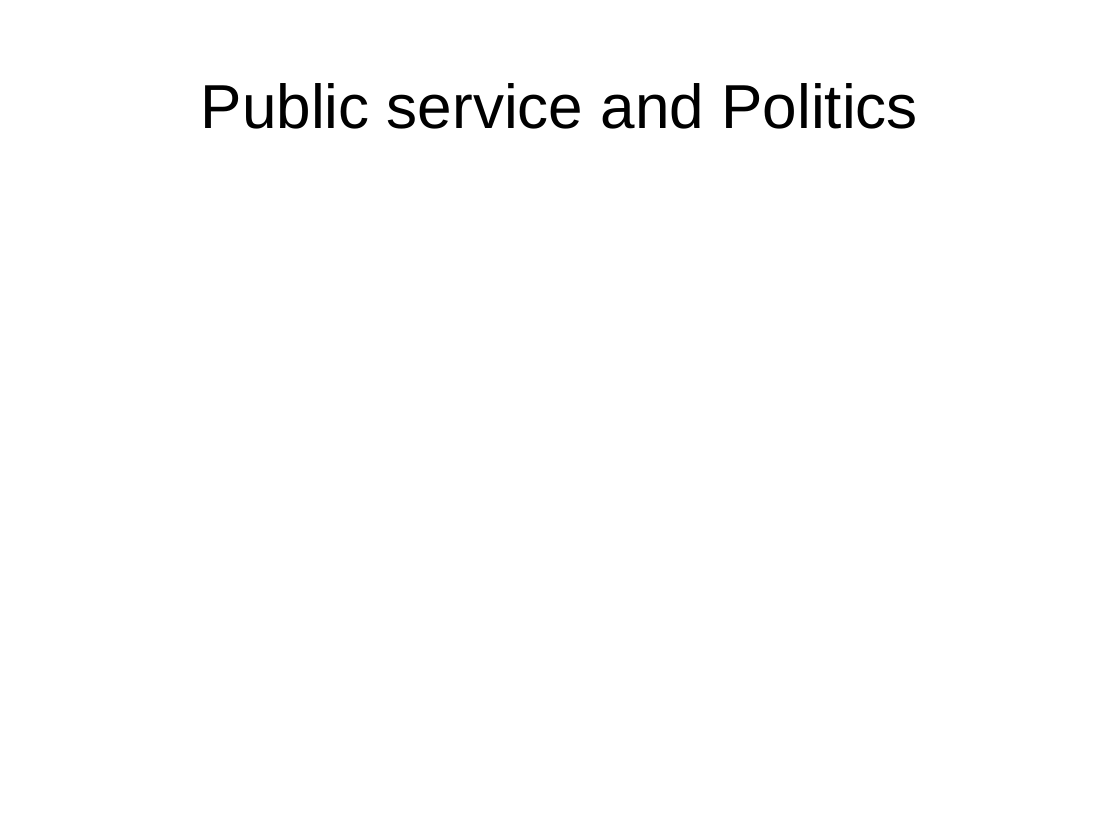
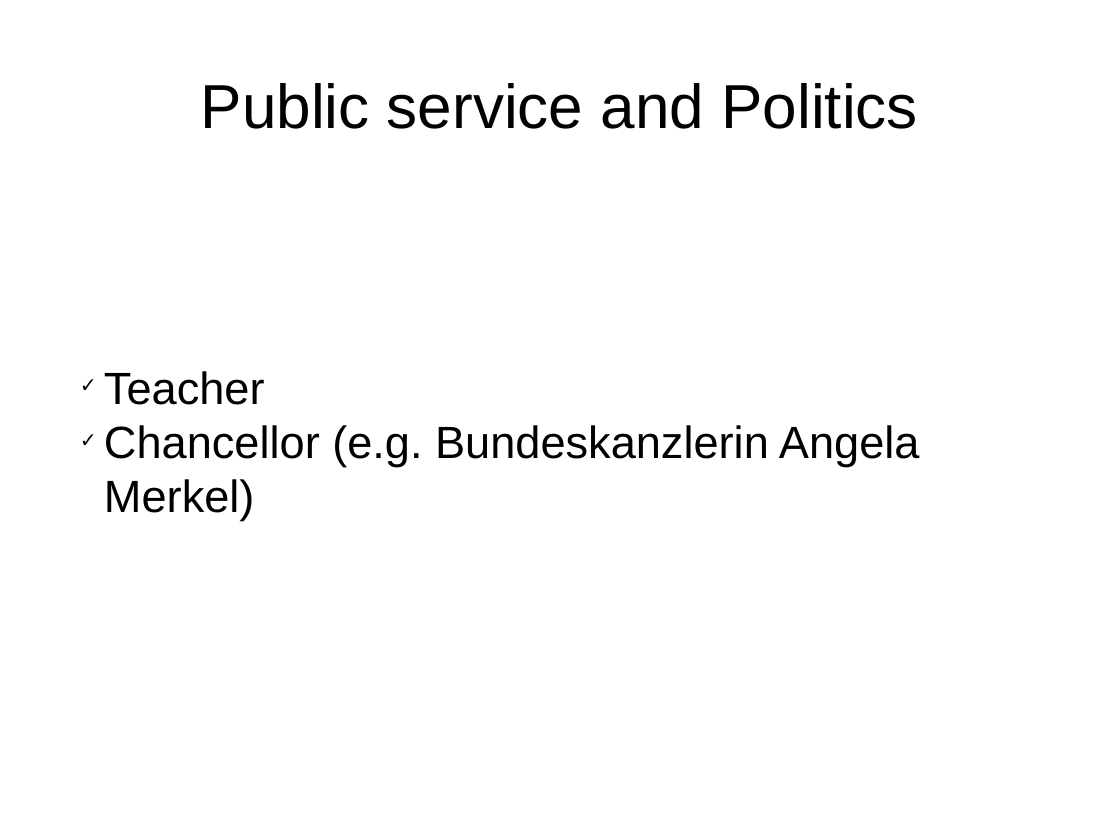
Before and after one commit to Schuea/PhD, a slide deck: slide 6 of talks/LCWS_Morioka_Outreach_Future.odp (slide 5 before the commit). Drawn at 1120x840 pixels with LibreOffice and Linux fonts; fonts in the diff are those of the drawing. Boxes give left, top, right and bottom in pixels: in the first picture for what was removed or moved away, otherwise in the second. Text is boxed around its words. In the diff, an @@ line names an element or a change of style, - is before the commit and + after.

```diff
--- a/talks/LCWS_Morioka_Outreach_Future.odp
+++ b/talks/LCWS_Morioka_Outreach_Future.odp
@@ subtitle added at <box>104,371,920,521</box>, 32 pt, text #000000 @@
+  ✓ Teacher
+  ✓ Chancellor (e.g. Bundeskanzlerin Angela Merkel)
```
Also in this commit, not shown: 1 other slide changed, 3 slides added, 1 slide removed.
